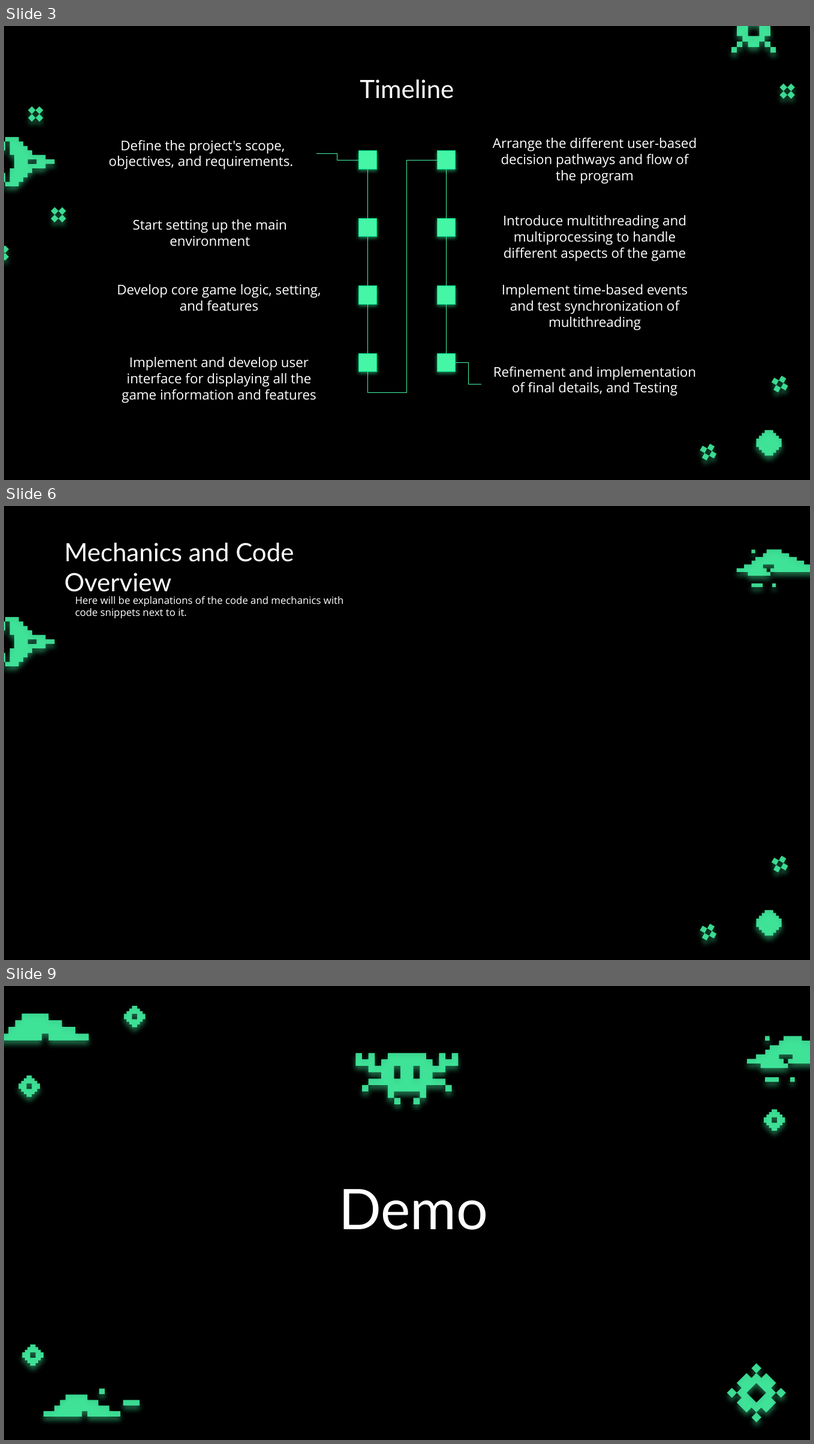
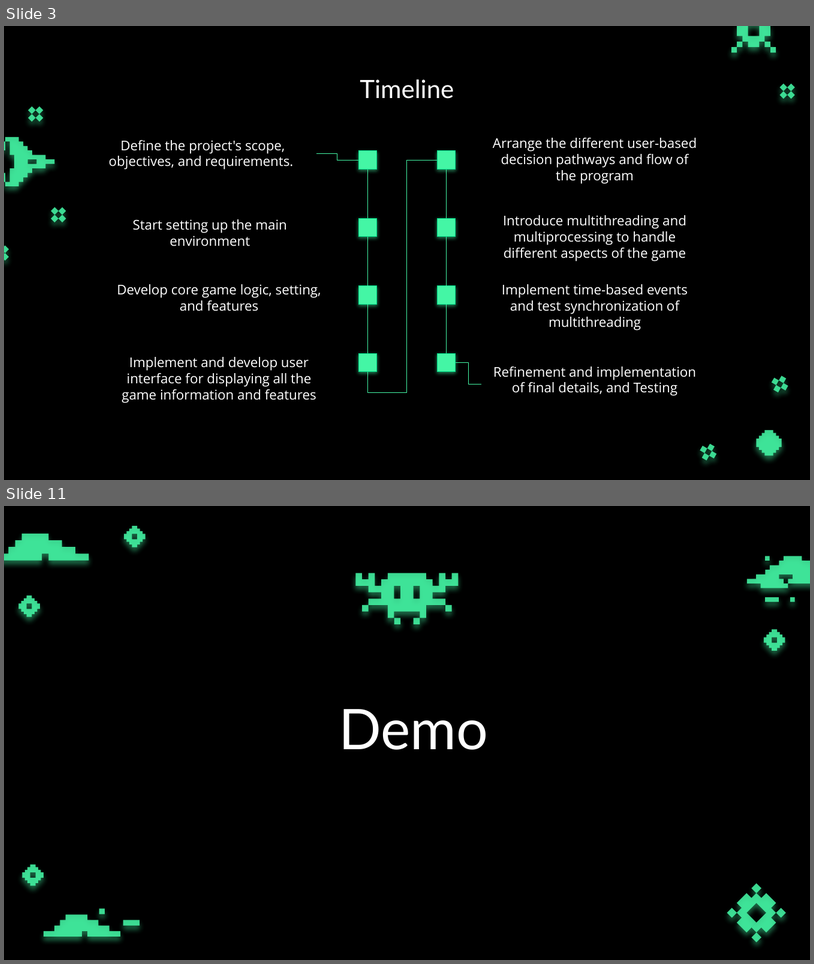
Before and after one commit to andyg817/CSCI511Game, a slide deck: Final Presentation.pptx. Shown one above the other, each under a label of ours: slides 3, 6 and 9 before the commit, slides 3 and 11 after it; the slides between them are not shown. The pictures are 814x1444 and 814x964 pixels, drawn with LibreOffice and Linux fonts; fonts in the diff are those of the drawing; background and template pictures are left out. Boxes give left, top, right and bottom in pixels: in the first picture for what was removed or moved away, otherwise in the second. Text is boxed around its words. In the diff, an @@ line names an element or a change of style, - is before the commit and + after.

```diff
--- a/Final Presentation.pptx
+++ b/Final Presentation.pptx
@@ slide 6 removed at bbox=[4, 506, 810, 960], background picture (left out); not listed: 10 template elements that a slide beside it also shows @@
@@ title removed at bbox=[65, 543, 294, 592] @@
-Mechanics and Code Overview
@@ group removed at bbox=[737, 550, 810, 587]: 4 freeform shapes @@
@@ text removed at bbox=[75, 596, 344, 618] @@
-Here will be explanations of the code and mechanics with code snippets next to it.
@@ what was slide 9 is now slide 11 @@
```
Also in this commit, not shown: 3 slides changed, 4 slides added, 1 other slide removed, 4 other files.
